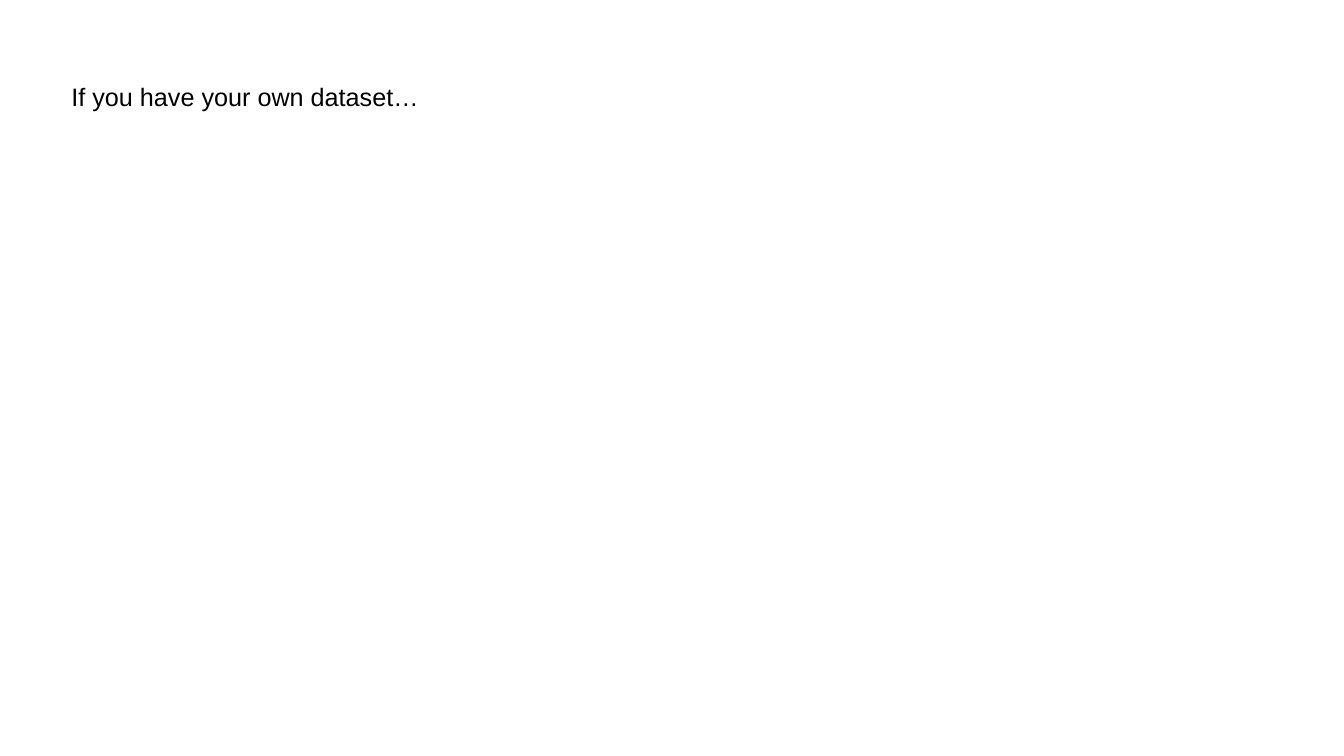
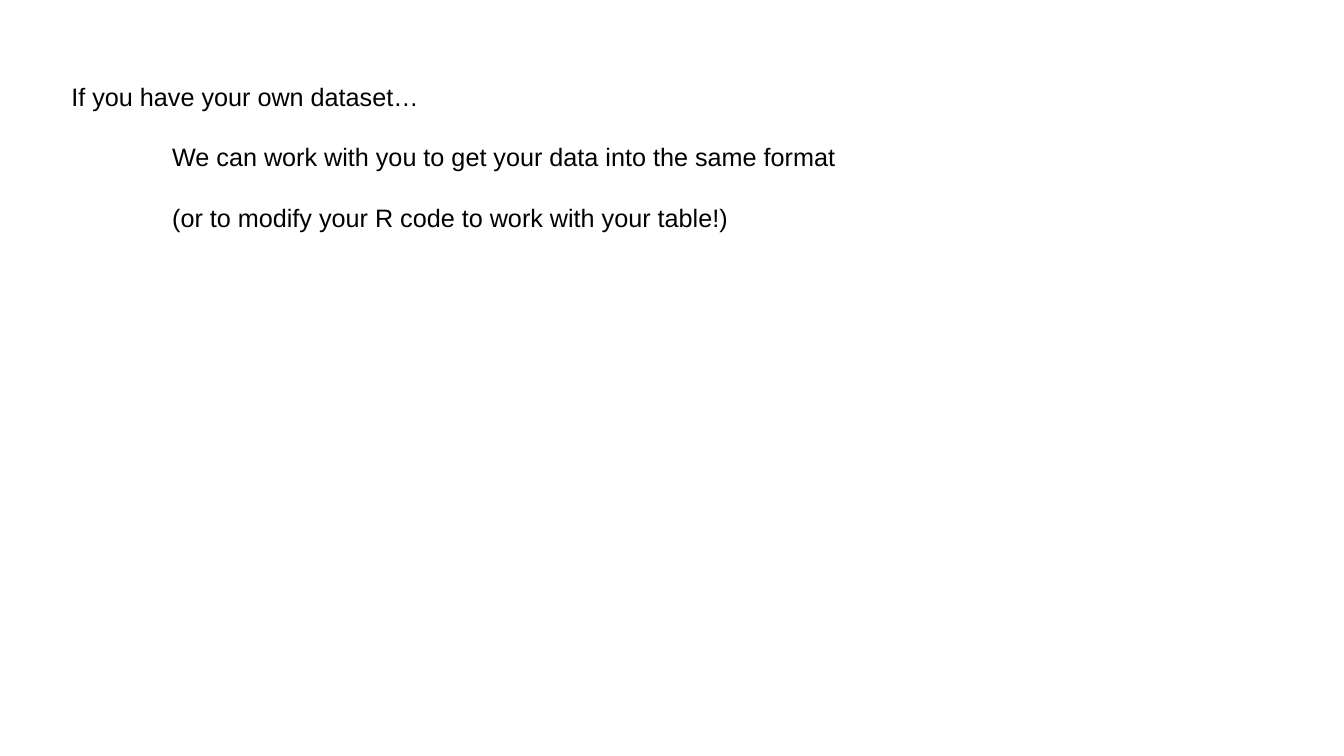
Before and after one commit to afodor/afodor.github.io, a slide deck: slide 6 of classes/ChapelHill2018/ch.pptx. Drawn at 1344x756 pixels with LibreOffice and Linux fonts; fonts in the diff are those of the drawing. Boxes give left, top, right and bottom in pixels: in the first picture for what was removed or moved away, otherwise in the second. Text is boxed around its words. In the diff, an @@ line names an element or a change of style, - is before the commit and + after.

```diff
--- a/classes/ChapelHill2018/ch.pptx
+++ b/classes/ChapelHill2018/ch.pptx
@@ text at box(172, 147, 835, 232): paragraphs added @@
+We can work with you to get your data into the same format
+(or to modify your R code to work with your table!)
```
Also in this commit, not shown: 1 other slide changed, 2 slides added, 1 other file.
